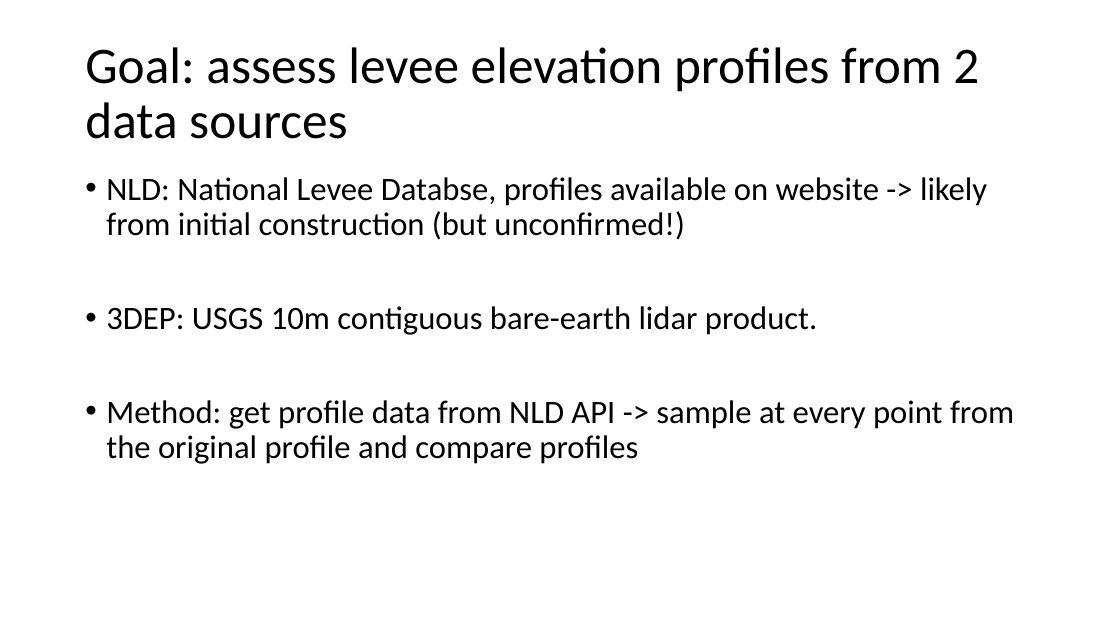
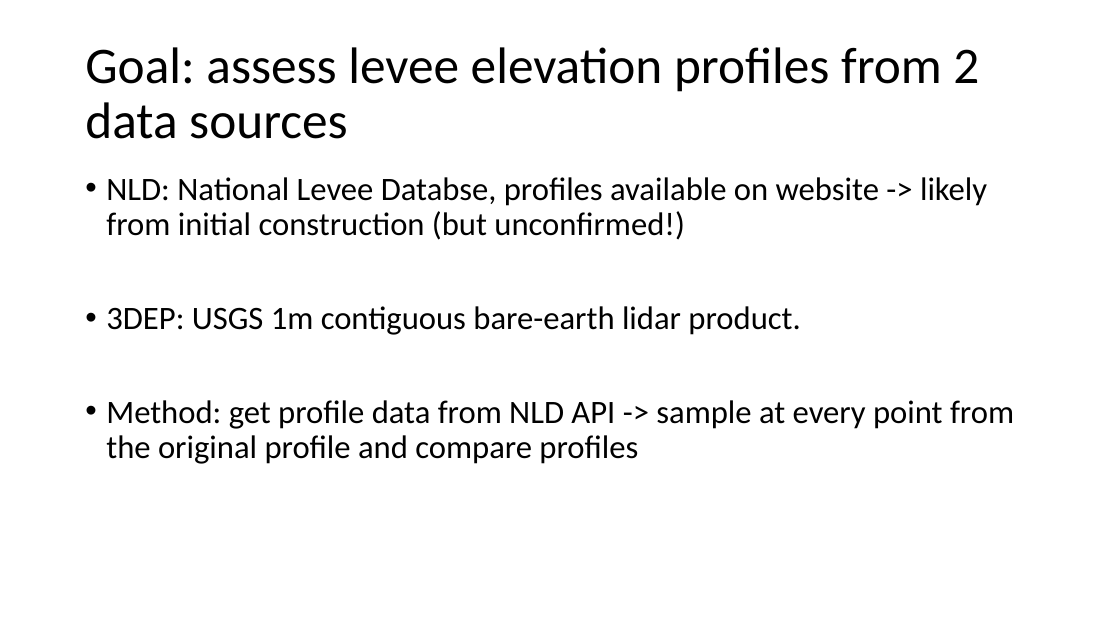
Before and after one commit to jameshgrn/army_levees, a slide deck: slide 2 of artificiallevees2.pptx. Drawn at 1120x630 pixels with LibreOffice and Linux fonts; fonts in the diff are those of the drawing. Boxes give left, top, right and bottom in pixels: in the first picture for what was removed or moved away, otherwise in the second. Text is boxed around its words. In the diff, an @@ line names an element or a change of style, - is before the commit and + after.

Commit message:
Update dependencies and plot levee profiles

```diff
--- a/artificiallevees2.pptx
+++ b/artificiallevees2.pptx
@@ text at (x1=106, y1=306, x2=800, y2=335): text changed @@
-• 3DEP: USGS 10m contiguous bare-earth lidar product.
+• 3DEP: USGS 1m contiguous bare-earth lidar product.
```
Also in this commit, not shown: 1 other slide changed, 1 slide added, 6 other files.
